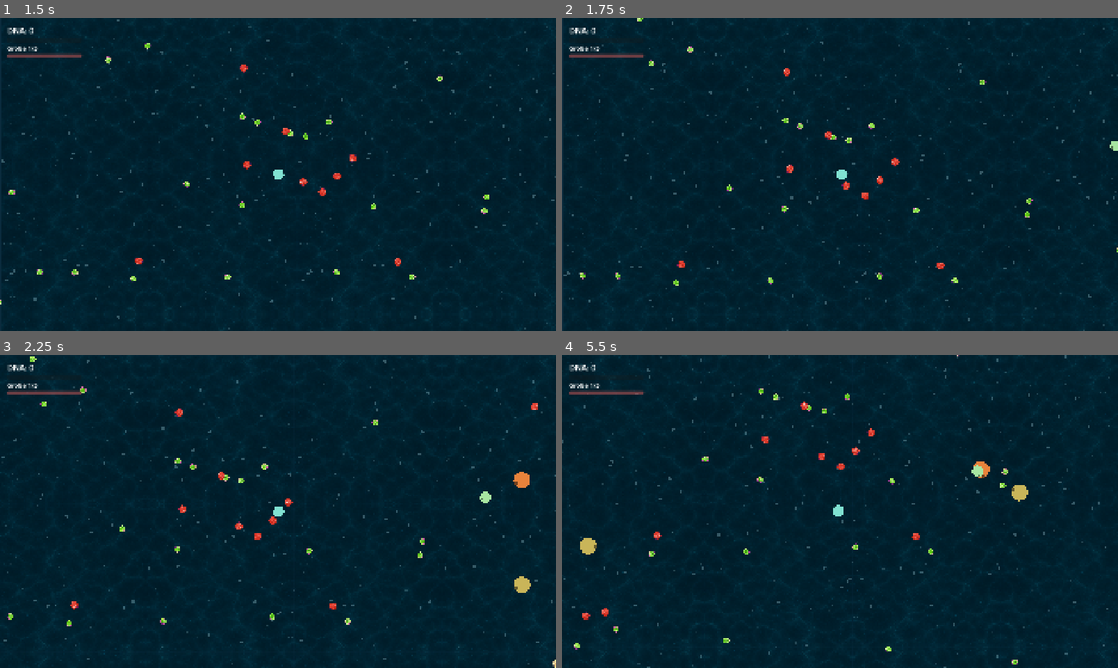
Above: before the commit, frames 1-4 (two rows, left to right).
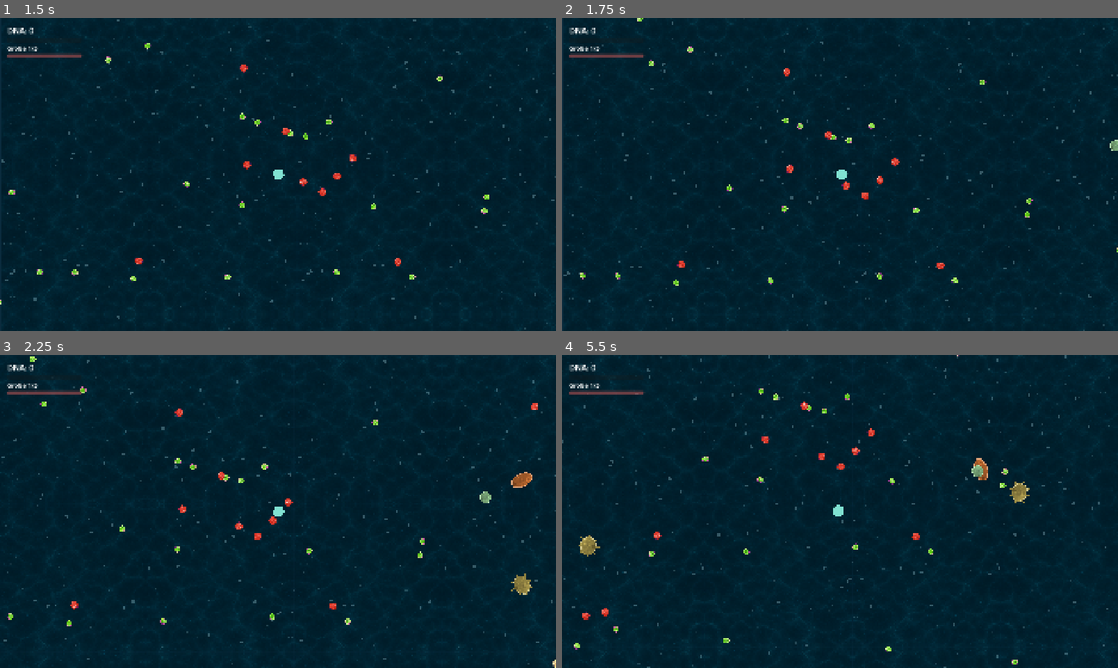
Above: after the commit, the same moments.

Repository: Mayo73/agenthub-backup
Game: Godot game, scene res://scenes/main.tscn
Same seed, same stepped clock (60 frames per second), same inputs: the game is played once before the commit and once after it.
Inputs (mouse positions are in pixels of both pictures, inside the frame that each line leads up to):
- Up to frame 1 (1.5 s): click "Neue Partie: Pflanzenfresser" at 0.5 s; tap Enter at 1.25 s; move the mouse to (400, 158) at 1.27 s; hold D (rechts) from 1.28 s (still down); tap W (hoch) at 1.35 s; click (400, 158) at 1.42 s
- Up to frame 2 (1.75 s): keep holding D (rechts)
- Up to frame 3 (2.25 s): release D (rechts) at 2 s; drag from (166, 527) to (250, 574) at 2.02 s
- Up to frame 4 (5.5 s): move the mouse to (895, 442) at 2.77 s; hold D (rechts) 2.78-3.5 s; tap S (runter) at 2.85 s; click (895, 442) at 2.92 s; drag from (812, 574) to (673, 464) at 3.52 s; move the mouse to (1006, 558) at 4.27 s; hold A (links) 4.28-5 s; tap Z at 4.35 s; click (1006, 558) at 4.42 s; drag from (673, 464) to (756, 433) at 5.02 s

Frame 1 is identical in both runs. In frame 2, less than 0.1% of the frame differs, in the area x 98-100%, y 38-43%; in frame 3, 0.4%; in frame 4, 0.5%, in the area x 3-85%, y 32-65%.

Commit message:
T-0169: KI-Zellen mit Aussehen ihrer Art zeichnen
Erstellt vom lokalen Agent (Modell qwen3.5:35b-a3b, Versuch 1 von 5).

Diff:
--- a/scripts/ai_cell.gd
+++ b/scripts/ai_cell.gd
@@ -11,6 +11,10 @@
 var damage := 0.0
 var color := Color.WHITE
 var wish := Vector2.ZERO
+var look := CellLook.new()
+var behavior := ""
+## Laufzeit für Animationen in Sekunden.
+var time := 0.0
 
 
 ## Übernimmt die Werte der Art und setzt die Zelle an pos.
@@ -21,6 +25,8 @@
 	diet = d["diet"]
 	damage = d["damage"]
 	color = d["color"]
+	look = SpeciesCatalog.look_of(id)
+	behavior = d["behavior"]
 	motion.max_speed = d["speed"]
 	motion.acceleration = d["speed"] * 2.5
 	motion.position = pos
@@ -33,6 +39,7 @@
 
 
 func drive(delta: float) -> void:
+	time += delta
 	motion.step(delta, wish)
 	health.tick(delta)
 	position = motion.position
@@ -54,5 +61,19 @@
 
 
 func _draw() -> void:
-	draw_circle(Vector2.ZERO, radius, color)
-	draw_circle(Vector2(radius * 0.8, 0), radius * 0.22, color.darkened(0.5))
+	if behavior == "stachel":
+		for spike in spike_shapes():
+			draw_colored_polygon(spike, color.darkened(0.3))
+	CellPainter.draw_cell(self, Vector2.ZERO, look, radius, time)
+	draw_circle(Vector2(radius * 0.8 * look.stretch, 0), radius * 0.22, color.darkened(0.5))
+
+
+## Acht Stacheln rundum (Dreiecke), Spitzen bei 1,5 Radien.
+func spike_shapes() -> Array[PackedVector2Array]:
+	var out: Array[PackedVector2Array] = []
+	for i in 8:
+		var a := TAU * i / 8.0
+		var dir := Vector2.from_angle(a)
+		var side := dir.orthogonal() * radius * 0.18
+		out.append(PackedVector2Array([dir * radius * 0.8 + side, dir * radius * 1.5, dir * radius * 0.8 - side]))
+	return out
--- a/tests/test_ai_cell.gd
+++ b/tests/test_ai_cell.gd
@@ -38,3 +38,29 @@
 func test_maul() -> void:
 	cell.setup("blasenling", Vector2.ZERO)
 	check_eq(cell.mouth_point(), Vector2(12, 0), "mouth point")
+
+
+func test_aussehen_der_art() -> void:
+	var c := AiCell.new()
+	c.setup("schnapper", Vector2.ZERO)
+	check_eq(c.look.pattern, "streifen", "pattern")
+	check_eq(c.look.stretch, 1.3, "stretch")
+	check_eq(c.behavior, "jaeger", "behavior")
+	c.free()
+
+
+func test_stacheln() -> void:
+	var c := AiCell.new()
+	c.setup("stachelkugel", Vector2.ZERO)
+	check_eq(c.spike_shapes().size(), 8, "spike count")
+	var spikes := c.spike_shapes()
+	check(spikes[0][1].is_equal_approx(Vector2(c.radius * 1.5, 0)), "first spike tip")
+	c.free()
+
+
+func test_zeit() -> void:
+	var c := AiCell.new()
+	c.setup("blasenling", Vector2.ZERO)
+	c.drive(0.5)
+	check_eq(c.time, 0.5, "time")
+	c.free()
